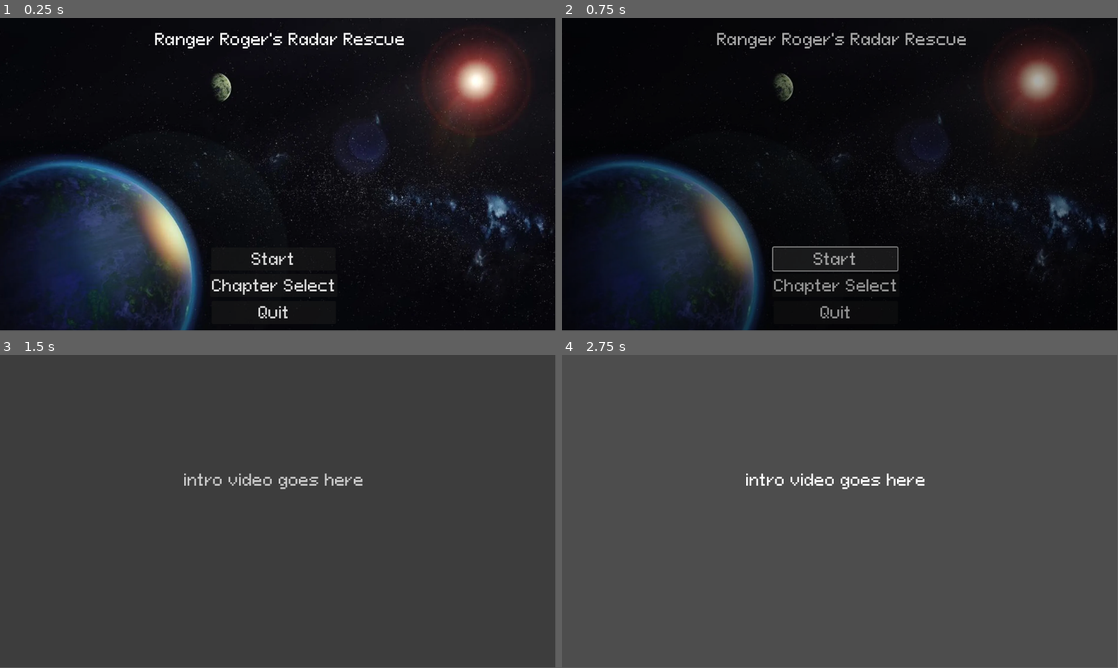
Above: before the commit, frames 1-4 (two rows, left to right).
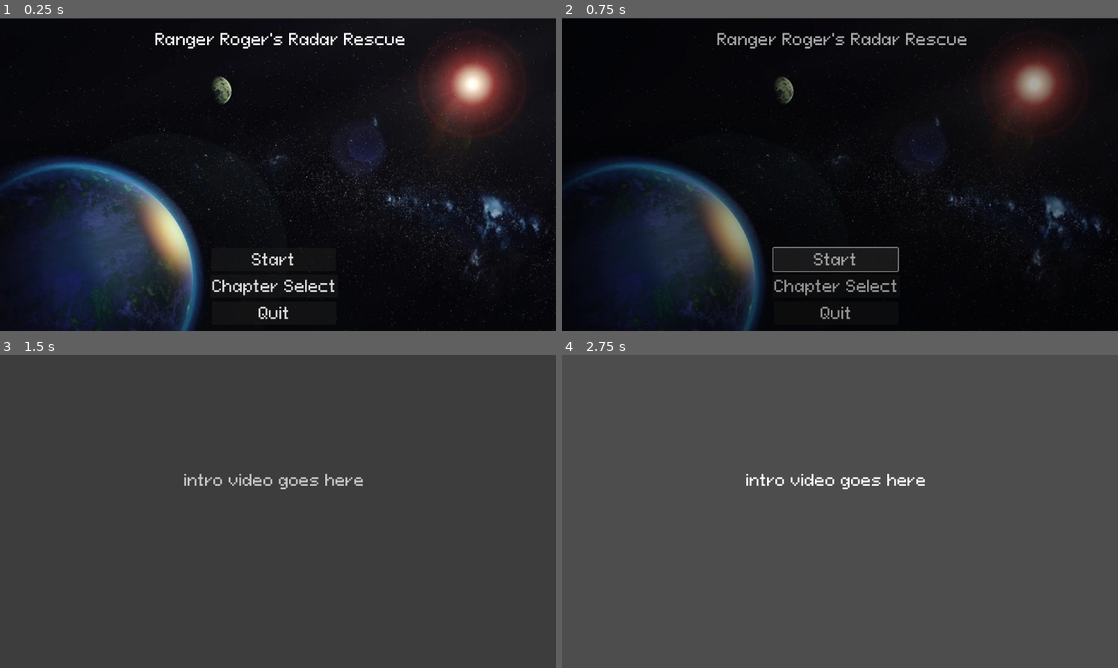
Above: after the commit, the same moments.

Repository: Game-Production-Spring-23/NavyGameR4
Game: Godot game, scene res://scenes/mainmenu.tscn
Same seed, same stepped clock (60 frames per second), same inputs: the game is played once before the commit and once after it.
Inputs:
- Up to frame 1 (0.25 s): no input
- Up to frame 2 (0.75 s): click "Start" at 0.5 s
- Up to frame 3 (1.5 s): no input
- Up to frame 4 (2.75 s): tap Enter at 2 s
In our replay, the window is 799x449 before the commit and 800x450 after it. These sizes can differ from the game's own. Grey fills any space a smaller window leaves; there, only what the larger window draws over its background counts as a difference.

The runs differ from the first frame. In frame 1, 4.4% of the frame differs, in the area x 0-100%, y 0-100%; in frame 2, 2.8%; in frame 3, 0.3%; in frame 4, 0.4%.

Commit message:
Fixed Viewport Stretch

Diff:
--- a/project.godot
+++ b/project.godot
@@ -20,6 +20,10 @@
 GameController="*res://Scripts/gameController.gd"
 SceneTransition="*res://Scenes/UI/scene_transition.tscn"
 
+[display]
+
+window/stretch/mode="viewport"
+
 [rendering]
 
 renderer/rendering_method="gl_compatibility"
--- a/scenes/mainmenu.tscn
+++ b/scenes/mainmenu.tscn
@@ -7,6 +7,7 @@
 [node name="main" type="Node2D"]
 script = ExtResource("1_yyo8n")
 sceneName = "introCutscene"
+metadata/_edit_vertical_guides_ = [-145.0]
 
 [node name="UI" type="Control" parent="."]
 layout_mode = 3
@@ -58,8 +59,8 @@
 
 [node name="Sprite2D" type="Sprite2D" parent="UI"]
 visibility_layer = 2
-position = Vector2(576.75, 322.75)
-scale = Vector2(0.612036, 0.611675)
+position = Vector2(575, 325)
+scale = Vector2(0.601042, 0.598891)
 texture = ExtResource("3_wj3nn")
 
 [connection signal="pressed" from="UI/startButton" to="." method="_on_start_button_pressed"]
